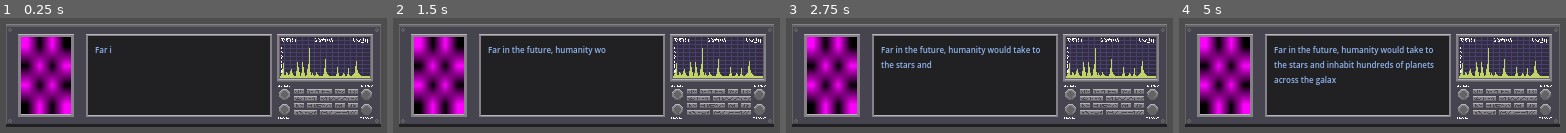
Above: before the commit, frames 1-4 (left to right).
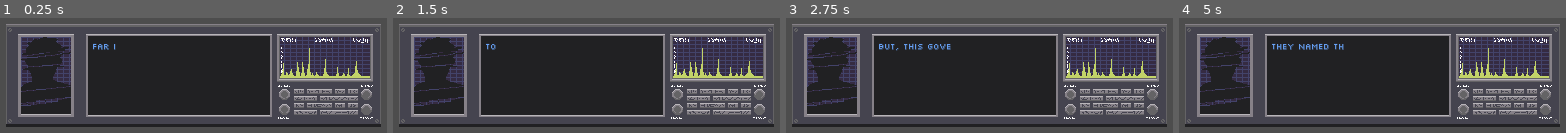
Above: after the commit, the same moments.

Repository: JustinMcKague/top-down-shooter
Game: Godot game, scene res://dialogue_box.tscn
Same seed, same stepped clock (60 frames per second), same inputs: the game is played once before the commit and once after it. This scene is started directly instead of the project's main scene.
Inputs:
- Up to frame 1 (0.25 s): no input
- Up to frame 2 (1.5 s): tap Enter at 0.5 s; hold D (right) 0.53-1.28 s; hold Space (shoot) 0.53-1.28 s; hold S (down) from 1.28 s (still down); tap Space (shoot) at 1.35 s
- Up to frame 3 (2.75 s): tap Enter at 2 s; release S (down) at 2.03 s; hold D (right) from 2.03 s (still down); hold Space (shoot) from 2.03 s (still down)
- Up to frame 4 (5 s): release D (right) at 2.78 s; release Space (shoot) at 2.78 s; hold W (up) 2.78-3.53 s; tap Space (shoot) at 2.85, 4.35 s; tap Enter at 3.5 s; hold Space (shoot) 3.53-4.28 s; hold A (left) from 3.53 s (still down)

The runs differ from the first frame. In frame 1, 8.9% of the frame differs, in the area x 5-30%, y 16-84%; in frame 2, 9.6%; in frame 3, 11%; in frame 4, 12%, in the area x 5-66%, y 16-84%.

Commit message:
Added new portraits to the dialogue box

Diff:
--- a/dialogue_box.gd
+++ b/dialogue_box.gd
@@ -63,14 +63,15 @@
 	if current_char >= total_chars:
 		$Timer.stop()
 
-func _on_button_pressed(): # This function will be put inside a signal based on a button press to progress dialogue
-	current_line += 1
-	current_char = 0
-	if current_line >= lines.length():
-		hide_dialogue_box()
-	else:
-		$Timer.start()
-		display_dialogue()
+func _input(event: InputEvent) -> void: # This function will be put inside a signal based on a button press to progress dialogue
+	if event.is_action_pressed("shoot"):
+		current_line += 1
+		current_char = 0
+		if current_line >= lines.size():
+			hide_dialogue_box()
+		else:
+			$Timer.start()
+			display_dialogue()
 
 func hide_dialogue_box():
 	dialogue_box.visible = false
--- a/dialogue_box.tscn
+++ b/dialogue_box.tscn
@@ -1,18 +1,18 @@
-[gd_scene load_steps=9 format=3 uid="uid://bg6jrep468hf0"]
+[gd_scene load_steps=10 format=3 uid="uid://bg6jrep468hf0"]
 
 [ext_resource type="Texture2D" uid="uid://bjjuvp2h6ltsl" path="res://TextBox-Sheet.png" id="1_0nste"]
 [ext_resource type="Texture2D" uid="uid://boxqpu4ei3e53" path="res://Portrait-colonel-Sheet.png" id="2_if77y"]
 [ext_resource type="Script" uid="uid://cyh0clqw057oi" path="res://dialogue_box.gd" id="3_351bv"]
-[ext_resource type="Script" uid="uid://drw77iohon2r8" path="res://portrait.gd" id="3_if77y"]
+[ext_resource type="Script" path="res://portrait.gd" id="3_if77y"]
 [ext_resource type="Texture2D" uid="uid://divee38apuc7k" path="res://Portrait-jack-Sheet.png" id="4_351bv"]
+[ext_resource type="Texture2D" uid="uid://jr8vx6sq0lyy" path="res://Portrait-boss-Sheet.png" id="5_med3p"]
+[ext_resource type="Texture2D" uid="uid://cobm4opuda3mo" path="res://Portrait-narrator-Sheet.png" id="6_f71wr"]
+[ext_resource type="FontFile" uid="uid://bh4nsh1ox4fec" path="res://Fonts/Silkscreen-Regular.ttf" id="7_f71wr"]
 
-[sub_resource type="PlaceholderTexture2D" id="PlaceholderTexture2D_351bv"]
-
-[sub_resource type="PlaceholderTexture2D" id="PlaceholderTexture2D_85jfh"]
-
-[sub_resource type="LabelSettings" id="LabelSettings_351bv"]
+[sub_resource type="LabelSettings" id="LabelSettings_f71wr"]
+font = ExtResource("7_f71wr")
 font_size = 8
-font_color = Color(0.564737, 0.710577, 0.937536, 1)
+font_color = Color(0.417256, 0.653194, 1, 1)
 
 [node name="Dialogue Box" type="Control"]
 layout_mode = 3
@@ -40,15 +40,17 @@
 offset_bottom = 90.0
 texture = ExtResource("4_351bv")
 script = ExtResource("3_if77y")
-character_portraits = Array[Texture]([ExtResource("4_351bv"), ExtResource("2_if77y"), SubResource("PlaceholderTexture2D_351bv"), SubResource("PlaceholderTexture2D_85jfh")])
+character_portraits = Array[Texture]([ExtResource("4_351bv"), ExtResource("2_if77y"), ExtResource("5_med3p"), ExtResource("6_f71wr")])
 
 [node name="Text" type="Label" parent="Dialogue Sprite" node_paths=PackedStringArray("dialogue_box")]
+texture_filter = 1
 layout_mode = 0
-offset_left = 89.0
-offset_top = 20.0
-offset_right = 257.0
-offset_bottom = 83.0
-label_settings = SubResource("LabelSettings_351bv")
+offset_left = 86.0
+offset_top = 17.0
+offset_right = 261.0
+offset_bottom = 86.0
+theme_override_colors/font_color = Color(0.32197, 0.616193, 0.90412, 1)
+label_settings = SubResource("LabelSettings_f71wr")
 autowrap_mode = 3
 script = ExtResource("3_351bv")
 time_between_char = 0.05
--- a/project.godot
+++ b/project.godot
@@ -36,6 +36,10 @@
 enemy_bullet=""
 walls=""
 
+[gui]
+
+theme/default_font_multichannel_signed_distance_field=true
+
 [input]
 
 left={
@@ -63,3 +67,7 @@
 "events": [Object(InputEventKey,"resource_local_to_scene":false,"resource_name":"","device":-1,"window_id":0,"alt_press …(191 unchanged characters)…
 ]
 }
+
+[rendering]
+
+textures/canvas_textures/default_texture_filter=0
Binary file added: Fonts/Silkscreen-Bold.ttf
Not shown, added: Fonts/Silkscreen-Bold.ttf.import
Binary file added: Fonts/Silkscreen-Regular.ttf
Not shown, added: Fonts/Silkscreen-Regular.ttf.import
Binary file added: Portrait-boss-Sheet.png
Not shown, added: Portrait-boss-Sheet.png.import
Binary file added: Portrait-narrator-Sheet.png
Not shown, added: Portrait-narrator-Sheet.png.import
